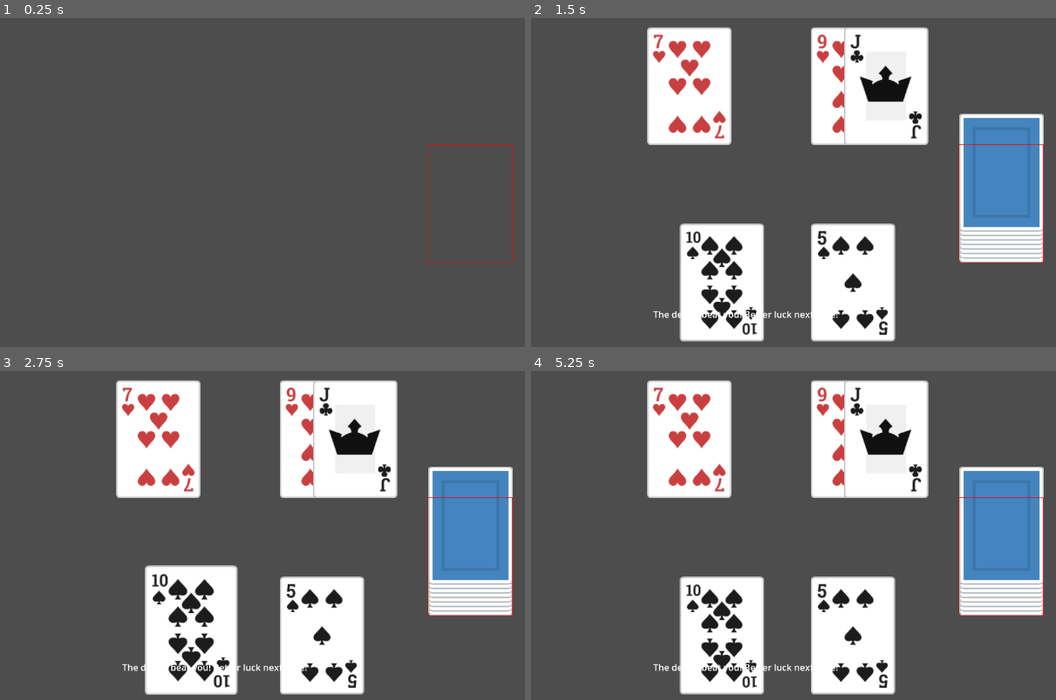
Above: before the commit, frames 1-4 (two rows, left to right).
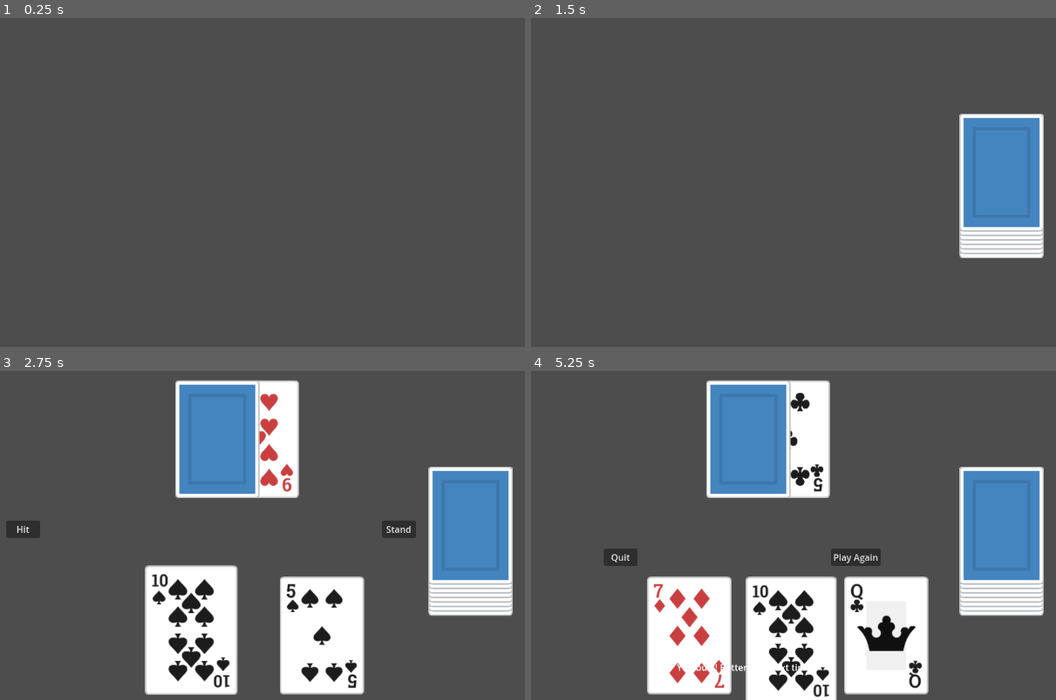
Above: after the commit, the same moments.

Repository: Krizsan0596/GDBlackjack
Game: Godot game, scene res://scenes/main.tscn
Two runs of this game, one before a commit and one after it. Both use one fixed random seed, a clock stepped at 60 frames per second and the inputs below.
Inputs (mouse positions are in pixels of both pictures, inside the frame that each line leads up to):
- Up to frame 1 (0.25 s): no input
- Up to frame 2 (1.5 s): tap Enter at 0.5 s; move the mouse to (898, 123) at 0.52 s; click (898, 123) at 0.67 s; click (930, 175) at 1.25 s, where only the run before the commit has a clickable "Stand"
- Up to frame 3 (2.75 s): drag from (430, 499) to (178, 578) at 2.02 s
- Up to frame 4 (5.25 s): click (552, 528) at 2.75 s, where only the run after the commit has a clickable "Hit"; click (856, 558) at 3.5 s, where only the run after the commit has a clickable "Play Again"; move the mouse to (961, 492) at 4.27 s; click (961, 492) at 4.42 s; click (552, 528) at 5 s, where only the run after the commit has a clickable "Hit"

The runs differ from the first frame. In frame 1, 0.2% of the frame differs, in the area x 81-98%, y 38-75%; in frame 2, 26%; in frame 3, 19%; in frame 4, 32%, in the area x 13-98%, y 2-100%.

Commit message:
feat(ui): add Quit and Play Again buttons to UI
Added "Quit" and "Play Again" buttons to the main UI scene. Connected
their signals in the game manager script to allow quitting the game and
restarting a new round. Updated game end logic to show these buttons and
implemented their respective handlers for improved user experience.

Diff:
--- a/scenes/main.tscn
+++ b/scenes/main.tscn
@@ -39,6 +39,7 @@
 allow_card_movement = false
 restrict_to_top_card = false
 align_drop_zone_with_top_card = false
+enable_drop_zone = false
 metadata/_custom_type_script = "uid://6ams8uvg43gu"
 
 [node name="PlayerHand" type="Control" parent="CardManager"]
@@ -112,6 +113,36 @@
 action_mode = 0
 text = "Stand"
 
+[node name="Quit" type="Button" parent="UI"]
+custom_minimum_size = Vector2(60, 30)
+anchors_preset = 4
+anchor_top = 0.5
+anchor_bottom = 0.5
+offset_left = 368.0
+offset_top = 90.0
+offset_right = 428.0
+offset_bottom = 121.0
+grow_vertical = 2
+action_mode = 0
+text = "Quit
+"
+
+[node name="Play Again" type="Button" parent="UI"]
+custom_minimum_size = Vector2(60, 30)
+anchors_preset = 6
+anchor_left = 1.0
+anchor_top = 0.5
+anchor_right = 1.0
+anchor_bottom = 0.5
+offset_left = -440.0
+offset_top = 90.0
+offset_right = -380.0
+offset_bottom = 121.0
+grow_horizontal = 0
+grow_vertical = 2
+action_mode = 0
+text = "Play Again"
+
 [node name="OutText" type="Label" parent="UI"]
 anchors_preset = 7
 anchor_left = 0.5
--- a/scripts/game_manager.gd
+++ b/scripts/game_manager.gd
@@ -9,6 +9,8 @@
 @onready var outText = $UI/OutText
 @onready var hitButton = $UI/Hit
 @onready var standButton = $UI/Stand
+@onready var quitButton = $UI/Quit
+@onready var playAgainButton = $"UI/Play Again"
 
 enum gameState {
 	PLAYING,
@@ -34,6 +36,10 @@
 	standButton.pressed.connect(_on_stand)
 	hitButton.visible = false
 	standButton.visible = false
+	quitButton.pressed.connect(_on_quit)
+	playAgainButton.pressed.connect(_on_play_again)
+	playAgainButton.visible = false
+	quitButton.visible = false
 	await get_tree().create_timer(1).timeout
 	setup_game()
 	playerScore = sum_hand(playerCards)
@@ -51,10 +57,16 @@
 
 func setup_game():
 	create_deck()
+	await get_tree().create_timer(.5).timeout
 
+	await deal_cards()
+
+func deal_cards():
 	for i in 2:
 		hit(playerHand)
+		await get_tree().create_timer(.2).timeout
 	hit(hiddenHand)
+	await get_tree().create_timer(.2).timeout
 	hit(dealerHand)
 	hitButton.visible = true
 	standButton.visible = true
@@ -94,6 +106,21 @@
 	standButton.visible = false
 	dealer_turn()
 
+func _on_play_again():
+	playAgainButton.visible = false
+	quitButton.visible = false
+	outText.text = ""
+	deck.undo(dealerCards)
+	deck.undo(playerCards)
+	deck.shuffle()
+	await get_tree().create_timer(.5).timeout
+	playerCards.clear()
+	dealerCards.clear()
+	deal_cards()
+
+func _on_quit():
+	get_tree().quit()
+
 func sum_hand(hand:Array) -> int:
 	var ace_count:int = 0
 	var sum:int = 0
@@ -114,6 +141,8 @@
 func game_end(end_state:gameState):
 	hitButton.visible = false
 	standButton.visible = false
+	quitButton.visible = true
+	playAgainButton.visible = true
 	if end_state == gameState.PLAYER_BUST:
 		outText.text = "You bust! Better luck next time!"
 	if end_state == gameState.DEALER_BUST:
@@ -133,10 +162,10 @@
 	while dealerScore < 17:
 		hit(dealerHand)
 		await get_tree().create_timer(.2).timeout
-	if dealerScore > playerScore:
-		game_end(gameState.DEALER_WIN)
-	elif dealerScore < playerScore:
-		game_end(gameState.PLAYER_WIN)
-	elif dealerScore == playerScore:
-		game_end(gameState.PUSH)
-	pass
+	if dealerScore <= 21:
+		if dealerScore > playerScore:
+			game_end(gameState.DEALER_WIN)
+		elif dealerScore < playerScore:
+			game_end(gameState.PLAYER_WIN)
+		elif dealerScore == playerScore:
+			game_end(gameState.PUSH)
